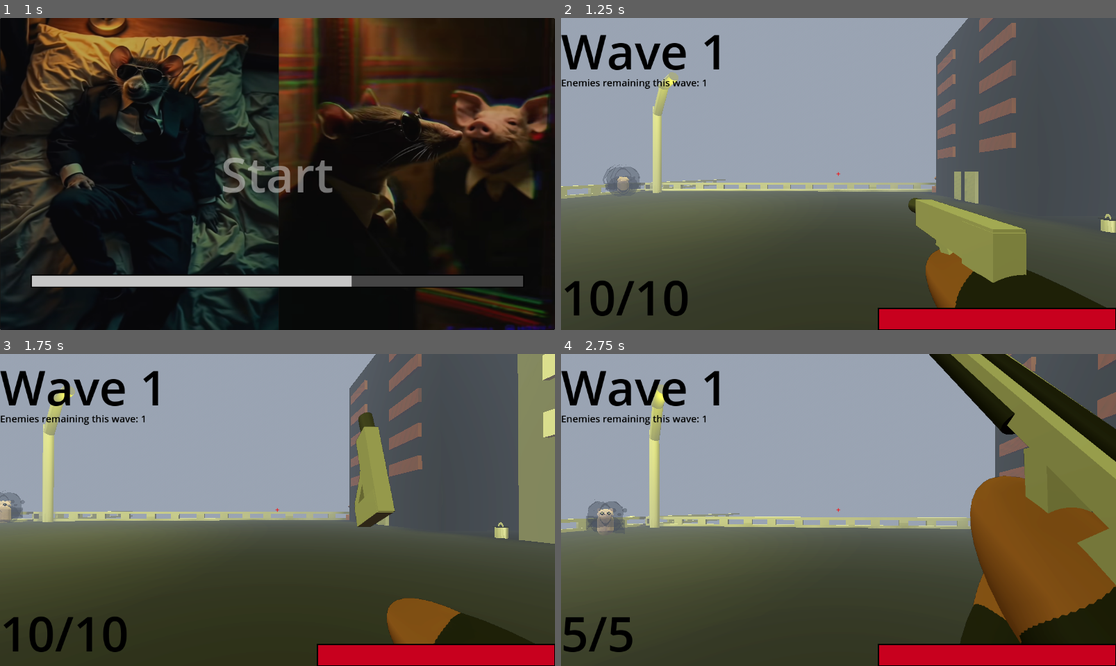
Above: before the commit, frames 1-4 (two rows, left to right).
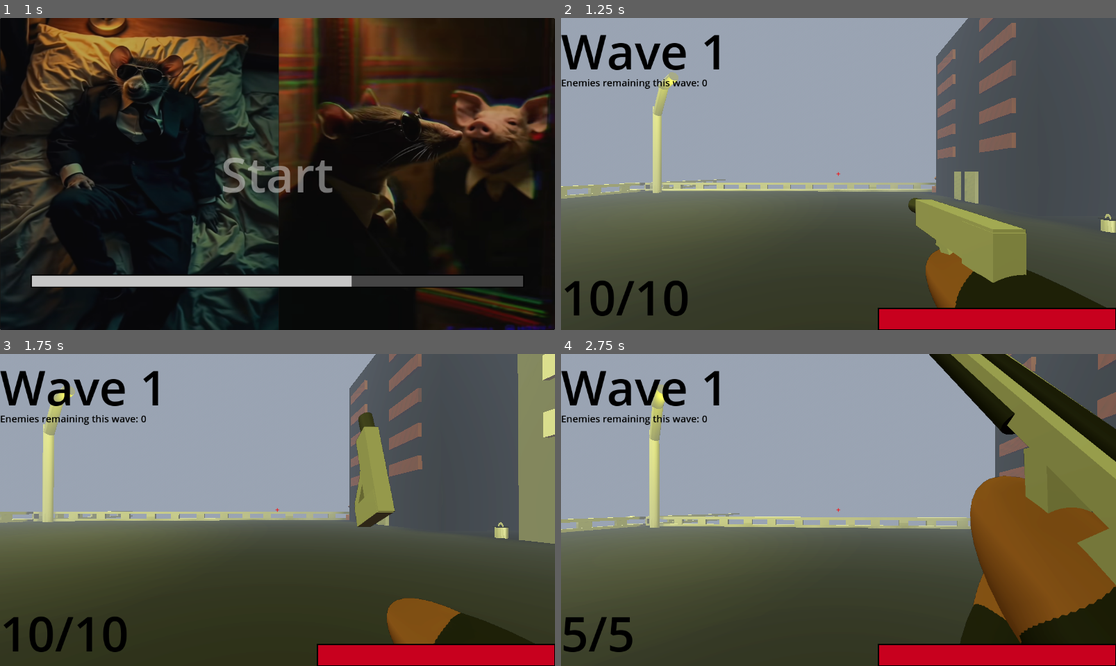
Above: after the commit, the same moments.

Repository: DylanFrenzy/The-Trials-and-Tribulations-of-Tim-Cheese
Game: Godot game, scene res://scenes/hud/start_screen.tscn
The game is run twice, just before and just after one commit, with the same random seed, the same clock (stepped at 60 frames per second) and the same inputs. Sound files missing from this copy of the repository are replaced by a short silence.
Inputs (mouse positions are in pixels of both pictures, inside the frame that each line leads up to):
- Up to frame 1 (1 s): click "Start" at 0.5 s
- Up to frame 2 (1.25 s): no input
- Up to frame 3 (1.75 s): move the mouse to (305, 510) at 1.27 s; hold W (move_forward) from 1.28 s (still down); hold Mouse wheel up (change_weapon_scroll) from 1.28 s (still down); tap Space (jump) at 1.52 s
- Up to frame 4 (2.75 s): keep holding W (move_forward); move the mouse to (810, 510) at 2.02 s; release Mouse wheel up (change_weapon_scroll) at 2.03 s; tap 1 (pistol_switch) at 2.1 s; tap Space (jump) at 2.27 s

Frame 1 is identical in both runs. In frame 2, 0.5% of the frame differs, in the area x 7-27%, y 19-57%; in frame 3, 0.3%; in frame 4, 0.6%, in the area x 4-27%, y 19-58%.
Error after the commit: Parse Error: Function "drop" has the same name as a previously declared variable. (res://scripts/JohnPork.gd:112)

Commit message:
broken ammo code

Diff:
--- /dev/null
+++ b/3d-project/assets/Ammo.tscn
@@ -0,0 +1,15 @@
+[gd_scene load_steps=3 format=3 uid="uid://cc3j4pj5kcxud"]
+
+[sub_resource type="StandardMaterial3D" id="StandardMaterial3D_kkmnl"]
+albedo_color = Color(0.309804, 0.482353, 0.360784, 1)
+metallic = 1.0
+roughness = 0.89
+
+[sub_resource type="BoxMesh" id="BoxMesh_ji6dm"]
+material = SubResource("StandardMaterial3D_kkmnl")
+
+[node name="Node3D" type="Node3D"]
+
+[node name="MeshInstance3D" type="MeshInstance3D" parent="."]
+transform = Transform3D(0.487077, 0, 0, 0, 0.325758, 0, 0, 0, 0.221209, 0, 0, 0)
+mesh = SubResource("BoxMesh_ji6dm")
--- a/3d-project/assets/John_Pork.tscn
+++ b/3d-project/assets/John_Pork.tscn
@@ -319,6 +319,10 @@
 [node name="CharacterBody3D" type="CharacterBody3D"]
 transform = Transform3D(-1, 0, -8.74228e-08, 0, 0.794, 0, 8.74228e-08, 0, -1, 0, 0, 0)
 script = ExtResource("1_fd3r2")
+speed = null
+flee_speed = null
+health = null
+turn_speed = null
 
 [node name="MeshInstance3D" type="MeshInstance3D" parent="."]
 mesh = SubResource("CapsuleMesh_j6nc8")
--- a/3d-project/scripts/JohnPork.gd
+++ b/3d-project/scripts/JohnPork.gd
@@ -17,6 +17,17 @@
 @onready var death_sound = $DeathSound
 @onready var curve = get_tree().get_first_node_in_group("path").curve;
 @onready var flee_location = get_flee_point()
+
+var drop = preload("res://assets/Ammo.tscn")
+
+var willdrop = false
+
+func _ready():
+	print("hola senor")
+	var number1 = randf()
+	if number1 <= 0.1:
+		var willdrop = true
+
 
 func _physics_process(delta):
 	var current_location = global_transform.origin;
@@ -82,6 +93,8 @@
 	# Set the particles to auto-free when they finish
 	porkie_particles.finished.connect(porkie_particles.queue_free)
 	death_sound.finished.connect(death_sound.queue_free)
+	if willdrop:
+		drop()
 	queue_free()
 
 func _on_area_3d_body_entered(body: Node3D) -> void:
@@ -95,3 +108,9 @@
 func _on_navigation_agent_3d_velocity_computed(safe_velocity: Vector3) -> void:
 	velocity = velocity.move_toward(safe_velocity, 0.1)
 	move_and_slide()
+
+func drop():
+	var dropinst = drop.instantiate()
+	dropinst.global_position = global_position
+	get_parent().add_child(dropinst)
+	pass
